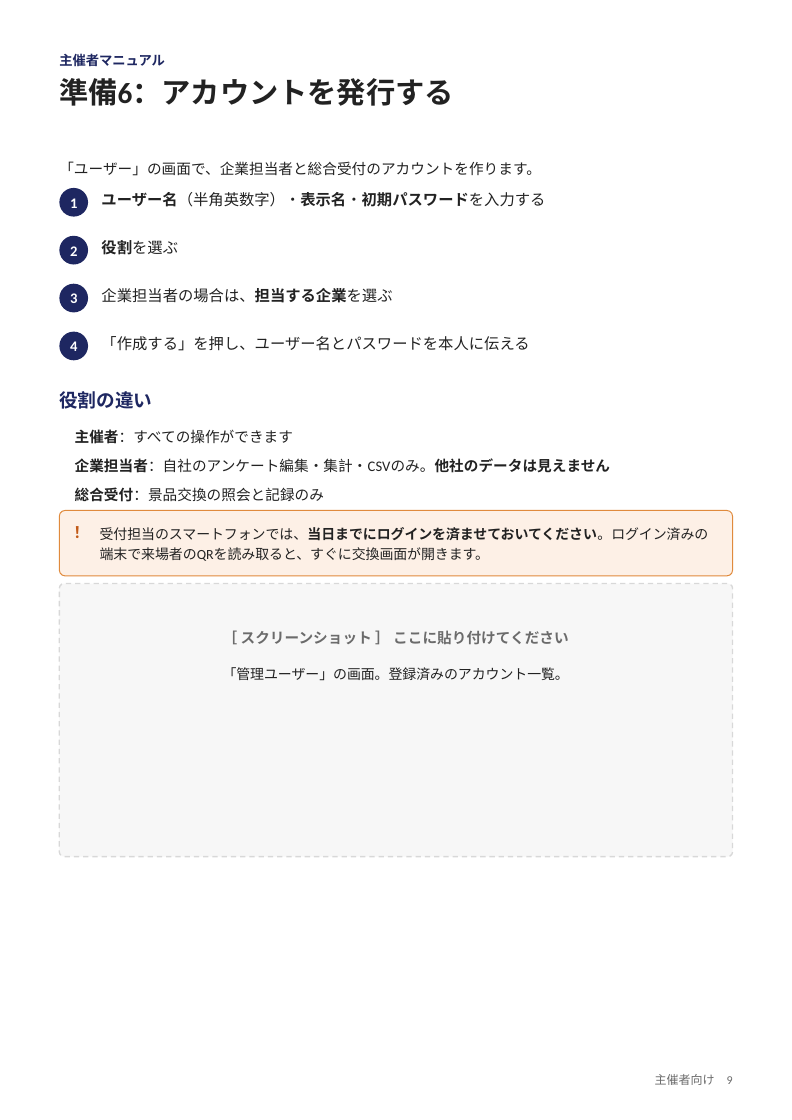
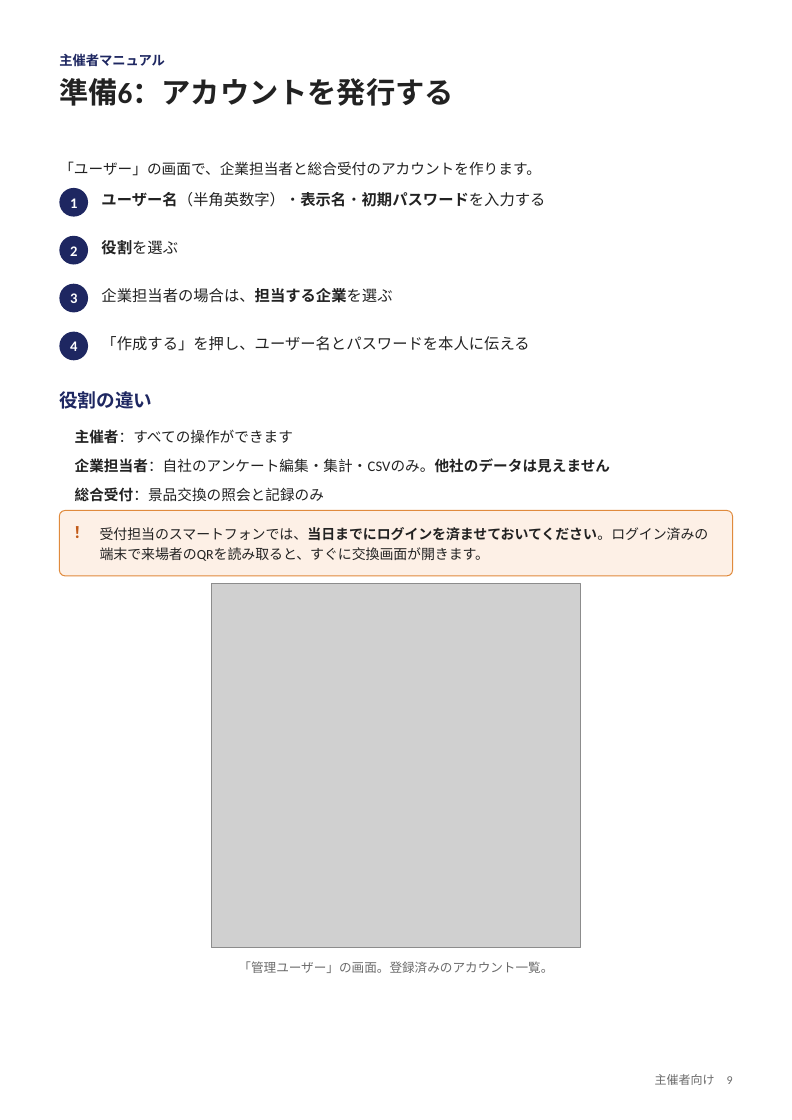
Before and after one commit to nisplus/enque, a slide deck: slide 9 of docs/manual-organizer.pptx. Drawn at 792x1120 pixels with LibreOffice and Linux fonts; fonts in the diff are those of the drawing; grey boxes stand for pictures. Boxes give left, top, right and bottom in pixels: in the first picture for what was removed or moved away, otherwise in the second. Text is boxed around its words. In the diff, an @@ line names an element or a change of style, - is before the commit and + after.

```diff
--- a/docs/manual-organizer.pptx
+++ b/docs/manual-organizer.pptx
@@ rounded rectangle removed at box(59, 583, 733, 856) @@
@@ picture added at box(212, 583, 581, 947) @@
@@ text removed at box(241, 630, 569, 645) @@
-［ スクリーンショット ］ ここに貼り付けてください
@@ text "「管理ユーザー」の画面。登録済みのアカウント一覧。": place and size @@
-text "「管理ユーザー」の画面。登録済みのアカウント一覧。" at box(223, 667, 569, 681)
+text "「管理ユーザー」の画面。登録済みのアカウント一覧。" at box(238, 961, 553, 973)
@@ text "「管理ユーザー」の画面。登録済みのアカウント一覧。" at box(238, 961, 553, 973): size 10.5 to 9.5 pt, text colour #222222 to #6B6B6B; line spacing 1.2 to 1; vertical alignment top to middle @@
```
Also in this commit, not shown: 14 other slides changed, 36 other files.
